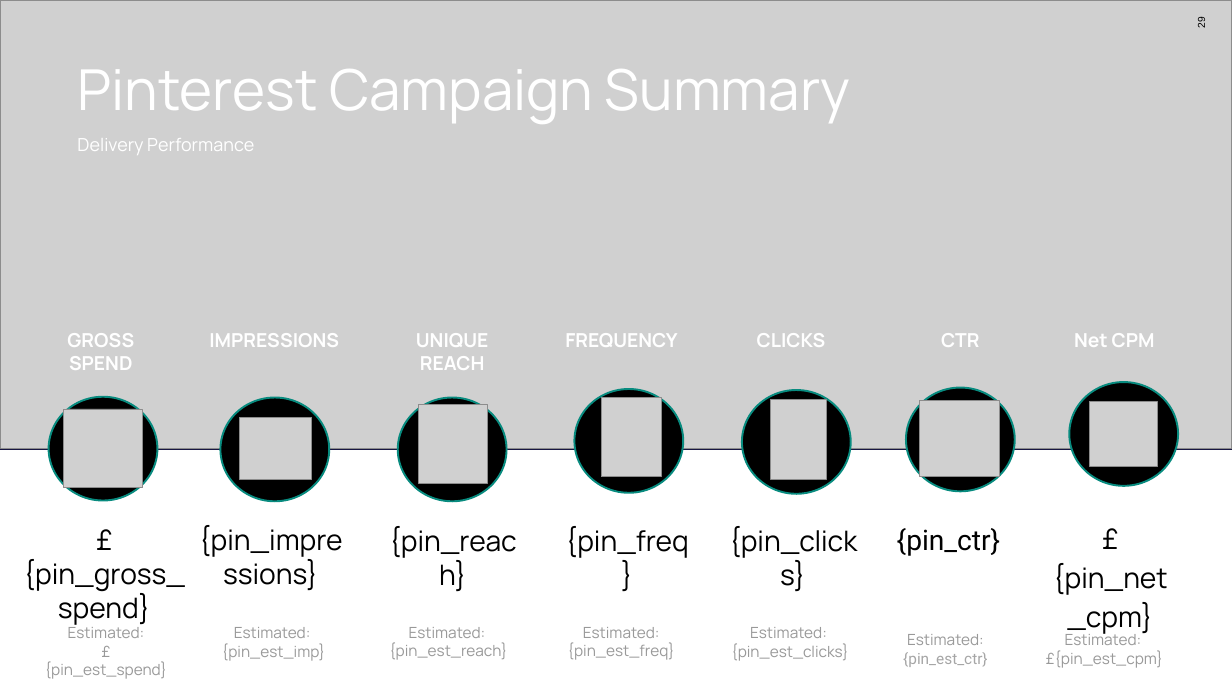
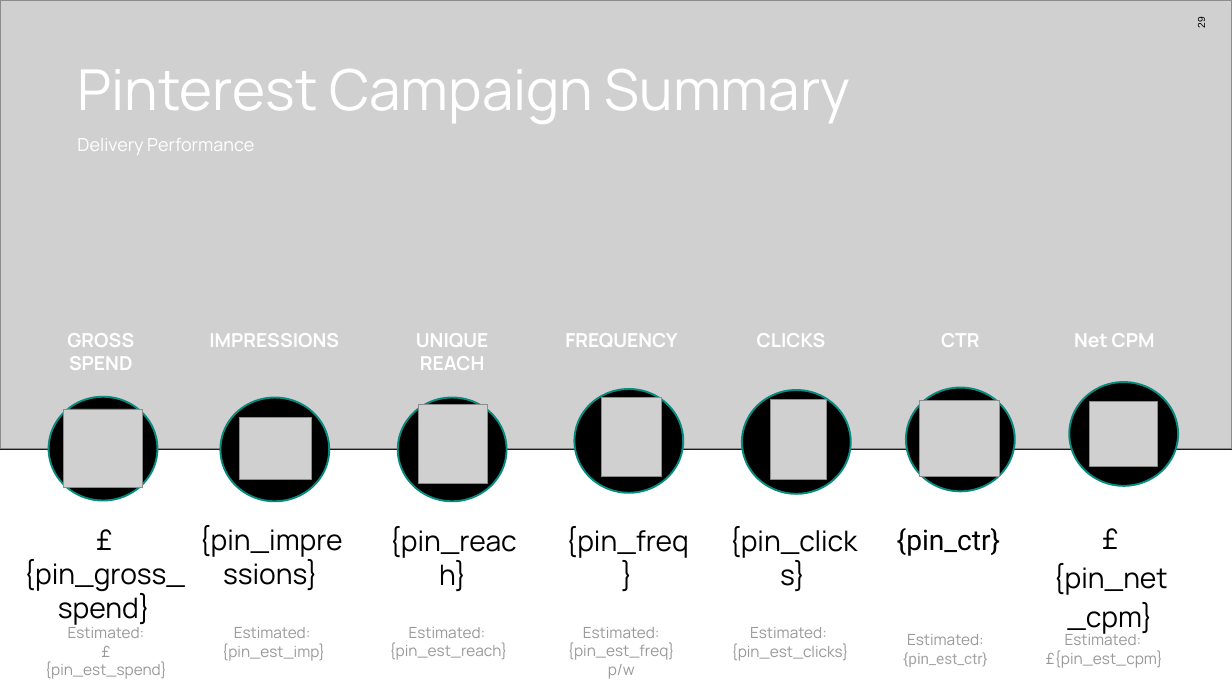
Before and after one commit to Funtoadeyemi-smg/PCR_V2, a slide deck: slide 29 of template_adjusted.pptx. Drawn at 1232x693 pixels with LibreOffice and Linux fonts; fonts in the diff are those of the drawing; grey boxes stand for pictures. Boxes give left, top, right and bottom in pixels: in the first picture for what was removed or moved away, otherwise in the second. Text is boxed around its words. In the diff, an @@ line names an element or a change of style, - is before the commit and + after.

```diff
--- a/template_adjusted.pptx
+++ b/template_adjusted.pptx
@@ text at box(568, 642, 675, 679): text changed @@
-{pin_est_freq}
+{pin_est_freq}p/w
```
Also in this commit, not shown: 3 other slides changed.
